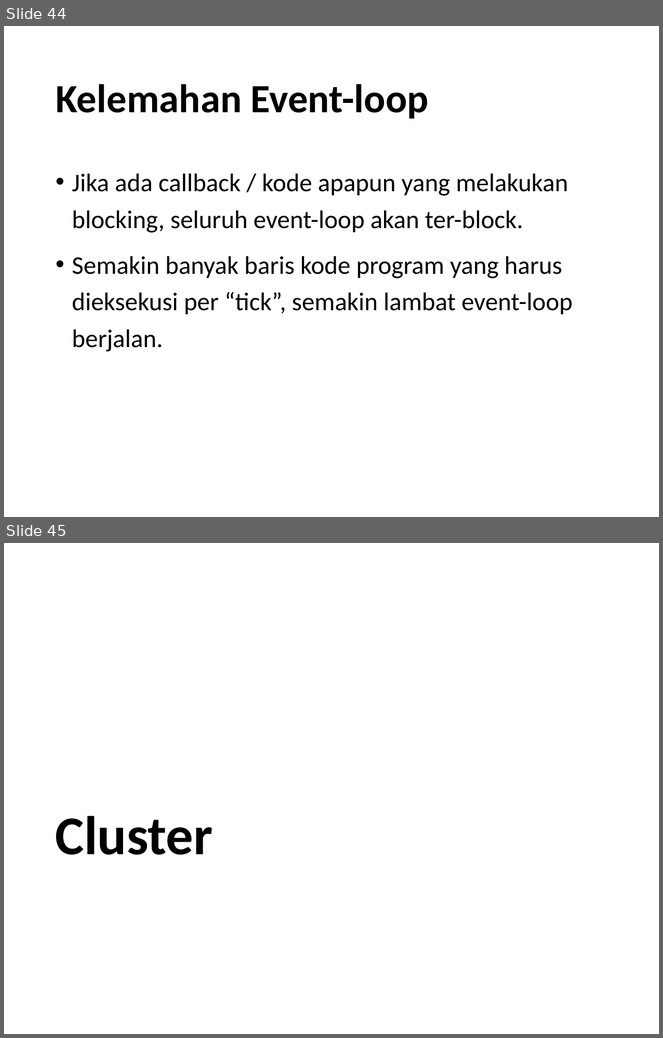
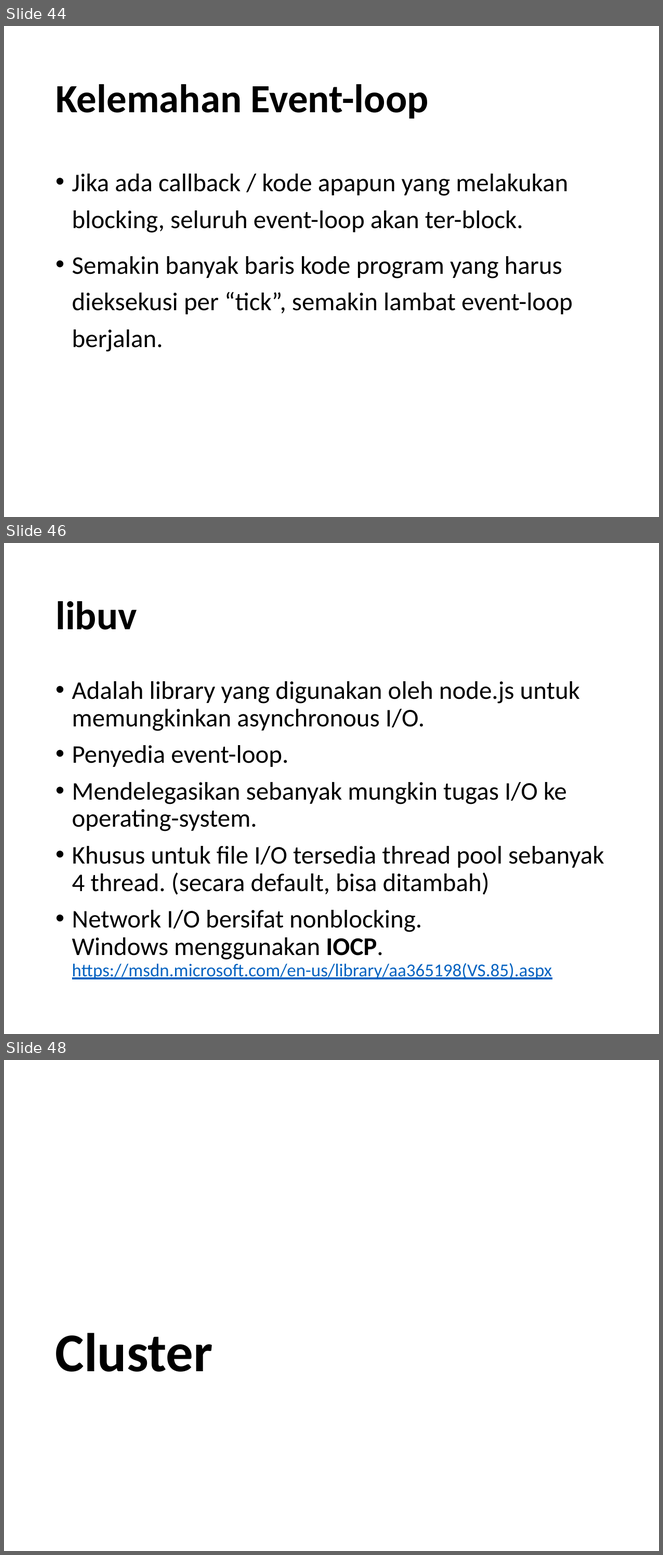
Before and after one commit to yohanesmario/chatserver, a slide deck: docs/Chat Server.pptx. Shown one above the other, each under a label of ours: slides 44 and 45 before the commit, slides 44, 46 and 48 after it; the slides between them are not shown. The pictures are 663x1038 and 663x1555 pixels, drawn with LibreOffice and Linux fonts; fonts in the diff are those of the drawing. Boxes give left, top, right and bottom in pixels: in the first picture for what was removed or moved away, otherwise in the second. Text is boxed around its words. In the diff, an @@ line names an element or a change of style, - is before the commit and + after.

```diff
--- a/docs/Chat Server.pptx
+++ b/docs/Chat Server.pptx
@@ slide 46 added at (4, 543, 659, 1034), background #FFFFFF @@
@@ title added at (55, 601, 137, 630), 44 pt, text #000000, bold @@
+libuv
@@ text added at (72, 681, 605, 980), 28 pt, text #000000 @@
+• Adalah library yang digunakan oleh node.js untuk memungkinkan asynchronous I/O.
+• Penyedia event-loop.
+• Mendelegasikan sebanyak mungkin tugas I/O ke operating-system.
+• Khusus untuk file I/O tersedia thread pool sebanyak 4 thread. (secara default, bisa ditambah)
+• Network I/O bersifat nonblocking.
+  Windows menggunakan IOCP.
+  https://msdn.microsoft.com/en-us/library/aa365198(VS.85).aspx
@@ what was slide 45 is now slide 48 @@
```
Also in this commit, not shown: 3 slides changed, 2 other slides added.
